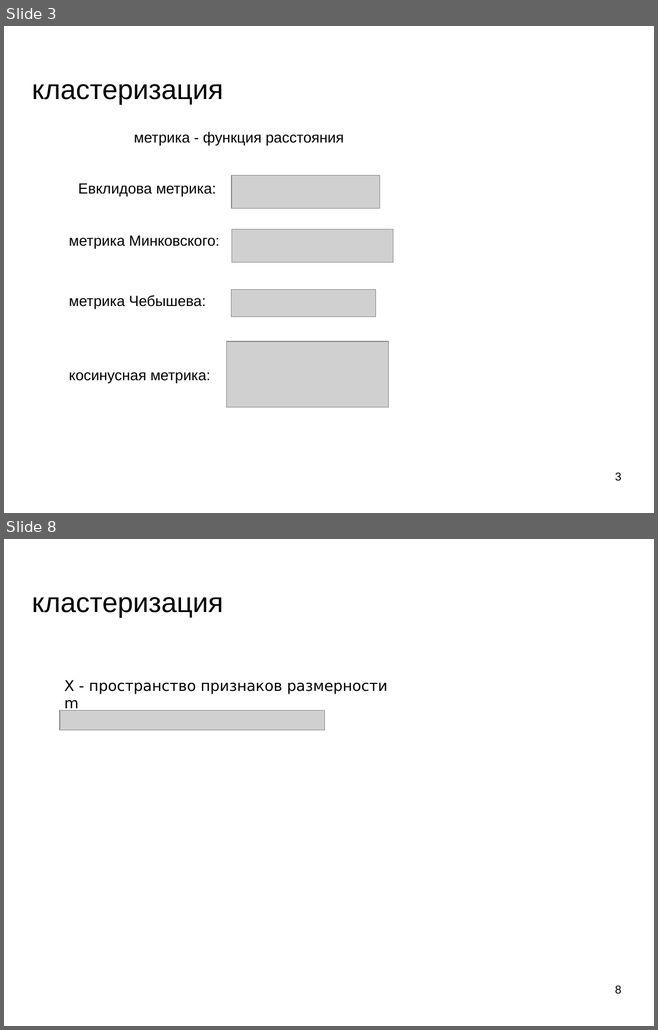
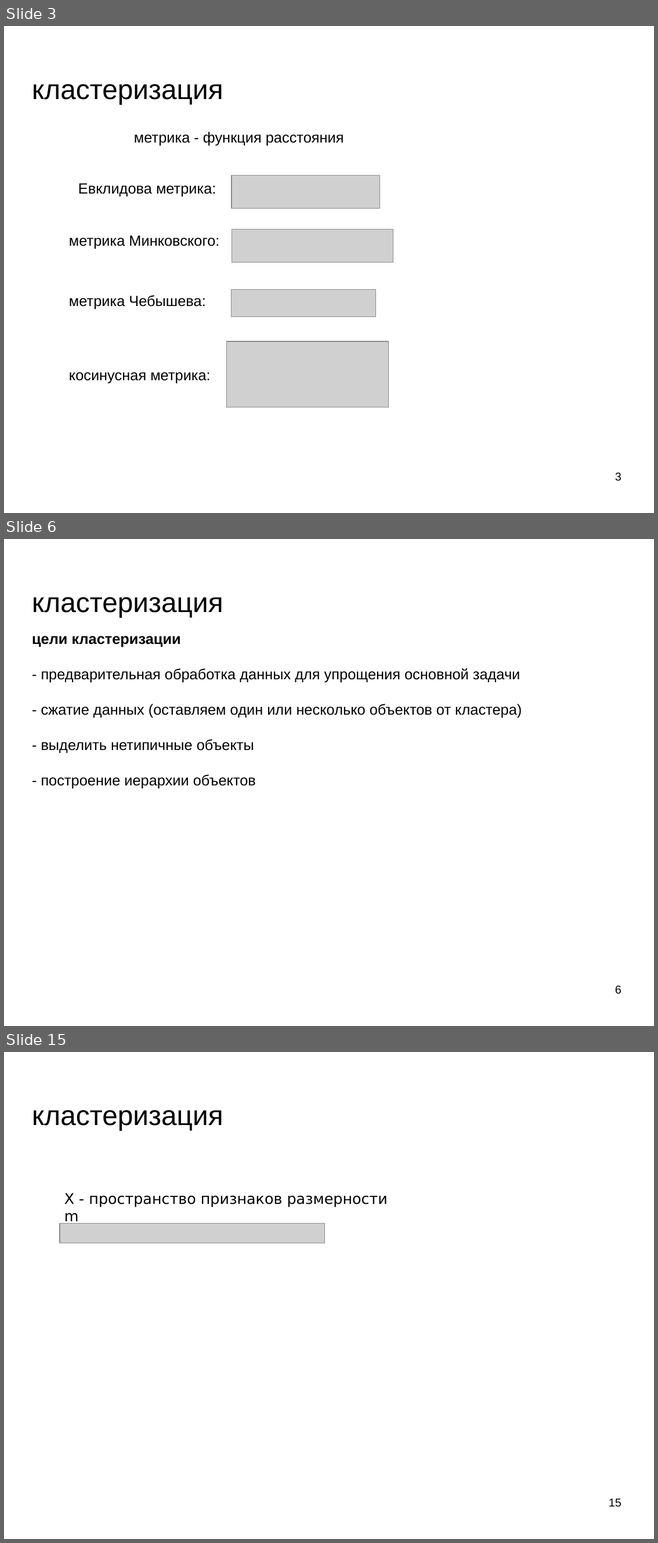
Before and after one commit to mechanoid5/ml_lectorium_legacy, a slide deck: 07-cluster.odp. Shown one above the other, each under a label of ours: slides 3 and 8 before the commit, slides 3, 6 and 15 after it; the slides between them are not shown. The pictures are 658x1030 and 658x1543 pixels, drawn with LibreOffice and Linux fonts; fonts in the diff are those of the drawing; grey boxes stand for pictures; background and template pictures are left out. Boxes give left, top, right and bottom in pixels: in the first picture for what was removed or moved away, otherwise in the second. Text is boxed around its words. In the diff, an @@ line names an element or a change of style, - is before the commit and + after.

```diff
--- a/07-cluster.odp
+++ b/07-cluster.odp
@@ slide 6 added at bbox=[4, 539, 654, 1026], background picture (left out) @@
@@ title added at bbox=[32, 597, 223, 617], 33.9 pt, text #000000 @@
+кластеризация
@@ subtitle added at bbox=[32, 636, 521, 788], 18 pt, text #000000 @@
+цели кластеризации
+- предварительная обработка данных для упрощения основной задачи
+- сжатие данных (оставляем один или несколько объектов от кластера)
+- выделить нетипичные объекты
+- построение иерархии объектов
@@ page number added at bbox=[615, 986, 621, 994], 14 pt, text #000000 @@
+6
@@ what was slide 8 is now slide 15 @@
@@ page number at bbox=[608, 1499, 621, 1507]: text changed @@
-8
+15
```
Also in this commit, not shown: 4 slides changed, 7 other slides added, 1 slide removed, 8 other files.
